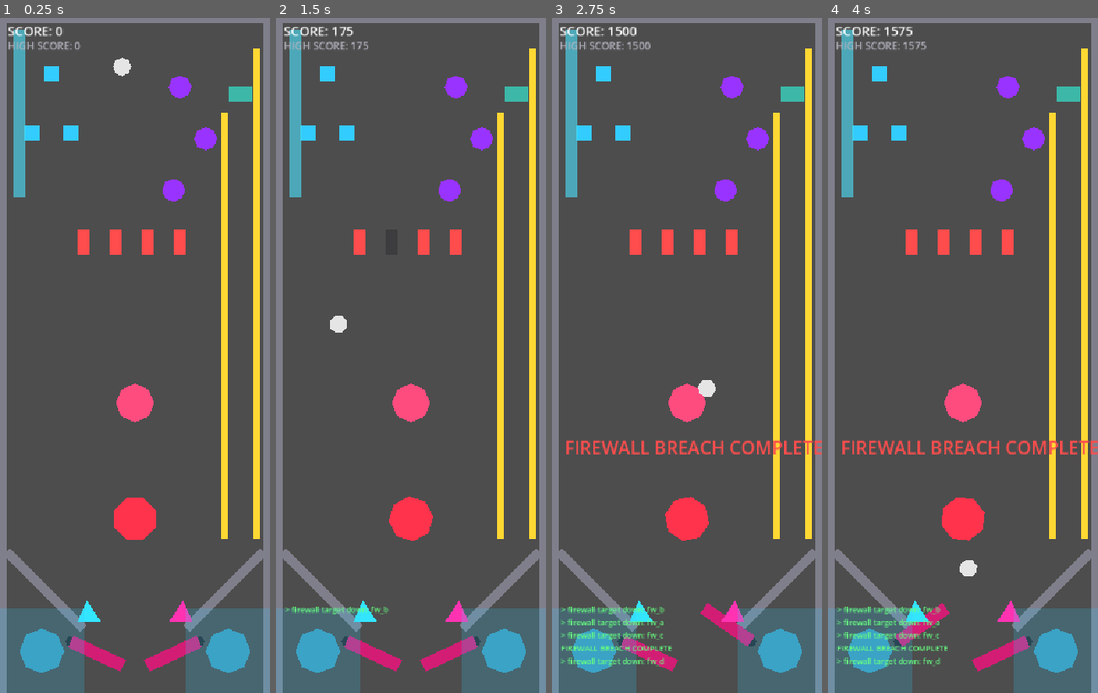
Above: before the commit, frames 1-4 (left to right).
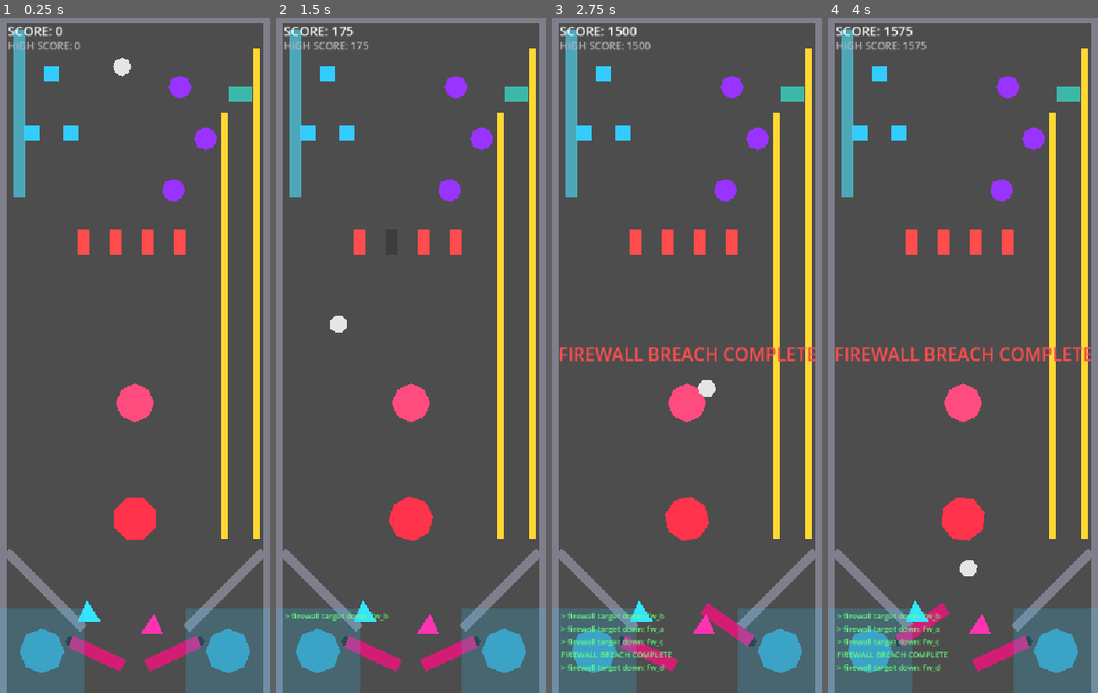
Above: after the commit, the same moments.

Repository: nobody174/pinball-adventure
Game: Godot game, scene res://tables/the_glitch/the_glitch.tscn
Two runs of this game, one before a commit and one after it. Both use one fixed random seed, a clock stepped at 60 frames per second and the inputs below. This scene is started directly instead of the project's main scene.
Inputs (mouse positions are in pixels of both pictures, inside the frame that each line leads up to):
- Up to frame 1 (0.25 s): no input
- Up to frame 2 (1.5 s): tap Enter at 0.5 s; move the mouse to (470, 321) at 0.52 s; hold Right (flip_right) 0.53-1.25 s; tap Up (launch_ball) at 0.6 s; click (470, 321) at 0.67 s; drag from (357, 389) to (327, 72) at 1.27 s
- Up to frame 3 (2.75 s): move the mouse to (714, 207) at 2.02 s; hold Right (flip_right) from 2.03 s (still down); hold Shift from 2.03 s (still down)
- Up to frame 4 (4 s): release Right (flip_right) at 2.75 s; release Shift at 2.75 s; drag from (949, 490) to (860, 132) at 2.77 s; move the mouse to (1044, 456) at 3.52 s; hold Left (flip_left) from 3.53 s (still down); tap Ctrl at 3.6 s

The runs differ from the first frame. In frame 1, 0.3% of the frame differs, in the area x 52-72%, y 86-92%; in frame 2, 0.7%; in frame 3, 4.4%, in the area x 2-100%, y 48-97%; in frame 4, 4.4%.

Commit message:
fix: address all four findings from first MCP-driven live playtest
Cowork (Claude Desktop, connected via the new Godot MCP plugin) ran a real
live playtest with velocity-informed shot timing and full engine/scene
inspection. Four genuine findings, all fixed:

1. Critical: uncapped scoring exploit in bumper.gd. No cooldown at all --
   a ball rattling inside the circular Area2D could re-trigger
   body_entered many times per second, each firing full points (observed
   live: score jumped 15850->60175 in ~2 seconds of normal play). Added
   the same cooldown pattern slingshot.gd already had. Added
   test_bumper.gd (didn't exist before) with a regression test for this
   specific failure mode.

2. Ramp still unreachable -- real cause identified via live testing, not
   guessing: genuine flipper-driven shots toward the ramp's x-range were
   getting deflected by RightSlingshot, sitting almost exactly in the
   flight path. Moved it out of the corridor. Did not also widen the ramp
   mouth as suggested, since that would collide with CacheBumperB (checked
   the geometry first) -- fixing the clearly-identified primary blocker
   before making further speculative changes.

3. UI anchoring gap, confirmed real. ScoreLabel/HighScoreLabel/message
   Label/DebugTerminal were all raw offset_* with no anchors -- worked
   only because of the fixed reference resolution + letterboxing, not
   because they adapt. DebugTerminal was the risky one (910px from a
   1050px-tall canvas, unanchored). Anchored it to the bottom edge
   properly and centered the feedback label with fractional anchors.

4. Architecture review + real duplication caught. Objective system
   confirmed genuinely theme-agnostic. Fixed two things: (a)
   objective_manager.gd's comments overstated what's built (claimed
   objectives.json loading exists; it doesn't yet) -- corrected to
   describe actual current state. (b) the_glitch.gd hand-wired
   near-identical "add_score + register_target_hit + log" triples per
   target group -- extracted wire_hit_group() onto PinballTable base and
   rewired the_glitch.gd to use it, removing four blocks of duplication.

Added test_pinball_table.gd for the new helper; hit a real GDScript gotcha
along the way (lambdas capture outer locals by value, not reference --
fixed a test by mutating an Array instead of reassigning a plain var).

54/54 tests passing.

Co-Authored-By: Claude Sonnet 5 <noreply@anthropic.com>

Diff:
--- a/core/objectives/objective_manager.gd
+++ b/core/objectives/objective_manager.gd
@@ -1,9 +1,15 @@
 extends Node
 
-## Reads a table's objective config (array of dicts — normally loaded from
-## that table's objectives.json, GDD §6) and instantiates the matching
-## objective_type for each entry. Theme-independent: has no idea what any
-## objective_id/target_id string actually means to a table.
+## Reads a table's objective config (array of dicts) and instantiates the
+## matching objective_type for each entry. Theme-independent: has no idea
+## what any objective_id/target_id string actually means to a table.
+##
+## GDD §6 describes this as loading from a per-table objectives.json; that
+## file format doesn't exist yet — the_glitch.gd currently passes a
+## hardcoded GDScript array literal, which still satisfies "objectives are
+## data, not code" in spirit (no behavior lives in the table script), but
+## isn't the JSON-file version GDD describes. Build the JSON loader when a
+## second table actually needs it, not before.
 
 signal objective_completed(objective_id: String)
 signal objective_sequence_reset(objective_id: String)
--- a/core/physics/bumper.gd
+++ b/core/physics/bumper.gd
@@ -9,9 +9,15 @@
 
 @export var kick_strength: float = 600.0
 @export var target_id: String = ""
+@export var kick_cooldown_seconds: float = 0.15 ## Without this, a ball rattling inside the circular Area2D re-triggers body_entered many times per second — an uncapped scoring exploit.
+
+var _cooldown_remaining: float = 0.0
+
+func _physics_process(delta: float) -> void:
+	_cooldown_remaining = maxf(0.0, _cooldown_remaining - delta)
 
 func _on_body_entered(body: Node2D) -> void:
-	if not body is RigidBody2D:
+	if not body is RigidBody2D or _cooldown_remaining > 0.0:
 		return
 	var direction := (body.global_position - global_position).normalized()
 	if direction == Vector2.ZERO:
@@ -20,3 +26,4 @@
 	kicked.emit()
 	if target_id != "":
 		hit.emit(target_id)
+	_cooldown_remaining = kick_cooldown_seconds
--- a/core/table_base/pinball_table.gd
+++ b/core/table_base/pinball_table.gd
@@ -19,6 +19,20 @@
 	input_log.start_recording()
 
 ## Called by any target/sensor node when the ball hits it, tagged with the
-## id that objectives.json config refers to it by.
+## id that the table's objective config (see objective_manager.gd) refers
+## to it by.
 func register_target_hit(target_id: String) -> void:
 	objectives.notify_target_hit(target_id)
+
+## Wires a group of hit-reporting nodes (targets/bumpers/lanes/etc.) to the
+## common scoring + objective-system pattern in one call, instead of
+## hand-duplicating "add_score + register_target_hit [+ log]" per node
+## across every table that has this shape of content.
+func wire_hit_group(nodes: Array, points: int, on_hit: Callable = Callable()) -> void:
+	for node in nodes:
+		node.hit.connect(func(id: String) -> void:
+			GameState.add_score(points)
+			register_target_hit(id)
+			if on_hit.is_valid():
+				on_hit.call(id)
+		)
--- a/project.godot
+++ b/project.godot
@@ -18,6 +18,7 @@
 [autoload]
 
 GameState="*res://autoload/GameState.gd"
+MCPRuntime="*res://addons/godot_mcp/runtime/mcp_runtime.gd"
 
 [display]
 
--- a/tables/the_glitch/the_glitch.gd
+++ b/tables/the_glitch/the_glitch.gd
@@ -72,28 +72,28 @@
 	])
 	objective_completed.connect(_on_objective_completed)
 	objective_sequence_reset.connect(_on_objective_sequence_reset)
-	for target in $ShaderNodeTargets.get_children():
-		target.hit.connect(func(_id: String) -> void: GameState.add_score(SHADER_TARGET_POINTS))
-		target.hit.connect(register_target_hit)
-		target.hit.connect(func(id: String) -> void: _debug_terminal.log_event("> shader node hit: %s" % id))
+
+	wire_hit_group($ShaderNodeTargets.get_children(), SHADER_TARGET_POINTS,
+		func(id: String) -> void: _debug_terminal.log_event("> shader node hit: %s" % id))
+
+	var cache_kick_areas: Array = []
 	for bumper in $SpriteCacheBumpers.get_children():
-		var kick_area: Area2D = bumper.get_node("KickArea")
-		kick_area.hit.connect(func(_id: String) -> void: GameState.add_score(CACHE_BUMPER_POINTS))
-		kick_area.hit.connect(register_target_hit)
-		kick_area.hit.connect(func(id: String) -> void: _debug_terminal.log_event("> cache hit: %s" % id))
+		cache_kick_areas.append(bumper.get_node("KickArea"))
+	wire_hit_group(cache_kick_areas, CACHE_BUMPER_POINTS,
+		func(id: String) -> void: _debug_terminal.log_event("> cache hit: %s" % id))
+
+	wire_hit_group($FirewallBreach.get_children(), FIREWALL_TARGET_POINTS,
+		func(id: String) -> void: _debug_terminal.log_event("> firewall target down: %s" % id))
+
+	wire_hit_group([$VramPipeline], VRAM_PIPELINE_PASS_POINTS,
+		func(id: String) -> void: _debug_terminal.log_event("> vram pipeline pass: %s" % id))
+
 	_glitch_core.hit_while_charged.connect(_on_core_hit_while_charged)
 	_glitch_core.hit_while_uncharged.connect(func() -> void: GameState.add_score(CORE_UNCHARGED_HIT_POINTS))
 	$LeftSlingshot.kicked.connect(func() -> void: GameState.add_score(SLINGSHOT_POINTS))
 	$RightSlingshot.kicked.connect(func() -> void: GameState.add_score(SLINGSHOT_POINTS))
 	$PhysicsPrototype/Bumper/KickArea.kicked.connect(func() -> void: GameState.add_score(BUMPER_POINTS))
 	$ClockLane.hit.connect(_on_clock_lane_hit)
-	for drop_target in $FirewallBreach.get_children():
-		drop_target.hit.connect(func(_id: String) -> void: GameState.add_score(FIREWALL_TARGET_POINTS))
-		drop_target.hit.connect(register_target_hit)
-		drop_target.hit.connect(func(id: String) -> void: _debug_terminal.log_event("> firewall target down: %s" % id))
-	$VramPipeline.hit.connect(func(_id: String) -> void: GameState.add_score(VRAM_PIPELINE_PASS_POINTS))
-	$VramPipeline.hit.connect(register_target_hit)
-	$VramPipeline.hit.connect(func(id: String) -> void: _debug_terminal.log_event("> vram pipeline pass: %s" % id))
 
 	GameState.score_changed.connect(_on_score_changed)
 	GameState.reset_score()
--- a/tables/the_glitch/the_glitch.tscn
+++ b/tables/the_glitch/the_glitch.tscn
@@ -115,7 +115,7 @@
 polygon = PackedVector2Array(0, -18, 22, 14, -14, 14)
 
 [node name="RightSlingshot" type="Area2D" parent="." index="7" unique_id=946211689]
-position = Vector2(285, 575)
+position = Vector2(240, 595)
 script = ExtResource("6_slingshot")
 kick_direction = Vector2(0.4, -1)
 kick_strength = 450.0
@@ -265,13 +265,17 @@
 
 [node name="Label" type="Label" parent="Feedback" index="0" unique_id=1340523282]
 visible = false
-offset_left = 20.0
-offset_top = 650.0
-offset_right = 400.0
-offset_bottom = 690.0
+anchor_left = 0.05
+anchor_top = 0.5
+anchor_right = 0.95
+anchor_bottom = 0.5
+offset_top = -20.0
+offset_bottom = 20.0
+grow_horizontal = 2
 theme_override_colors/font_color = Color(1, 0.85, 0.2, 1)
 theme_override_font_sizes/font_size = 28
 text = "SHADER REBUILD COMPLETE"
+horizontal_alignment = 1
 
 [node name="ScoreLabel" type="Label" parent="Feedback" index="1" unique_id=35624570]
 offset_left = 12.0
@@ -293,8 +297,10 @@
 
 [node name="DebugTerminal" parent="Feedback" index="3" unique_id=326661100 instance=ExtResource("8_terminal")]
 layout_mode = 3
-anchors_preset = 0
+anchor_top = 1.0
+anchor_bottom = 1.0
 offset_left = 12.0
-offset_top = 910.0
-offset_right = 12.0
-offset_bottom = 910.0
+offset_top = -130.0
+offset_right = 272.0
+offset_bottom = -10.0
+grow_vertical = 0
--- /dev/null
+++ b/test/unit/test_bumper.gd
@@ -0,0 +1,49 @@
+extends GutTest
+
+const BumperScript := preload("res://core/physics/bumper.gd")
+
+func _make_bumper() -> Area2D:
+	var bumper := Area2D.new()
+	bumper.set_script(BumperScript)
+	add_child_autofree(bumper)
+	return bumper
+
+func test_kicks_ball_on_contact() -> void:
+	var bumper := _make_bumper()
+	watch_signals(bumper)
+
+	bumper._on_body_entered(autofree(RigidBody2D.new()))
+
+	assert_signal_emitted(bumper, "kicked")
+
+func test_does_not_kick_again_during_cooldown() -> void:
+	## Regression test: bumper previously had no cooldown at all -- a ball
+	## rattling inside the circular Area2D could re-trigger body_entered
+	## many times per second, an uncapped scoring exploit (found via live
+	## MCP playtesting: score jumped 15850 -> 60175 in ~2 seconds).
+	var bumper := _make_bumper()
+	bumper.kick_cooldown_seconds = 1.0
+	var ball: RigidBody2D = autofree(RigidBody2D.new())
+
+	bumper._on_body_entered(ball)
+	watch_signals(bumper)
+	bumper._on_body_entered(ball) ## Still within cooldown -- should be ignored.
+
+	assert_signal_not_emitted(bumper, "kicked")
+
+func test_hit_signal_only_emitted_when_target_id_set() -> void:
+	var bumper := _make_bumper()
+	bumper.target_id = "test_target"
+	watch_signals(bumper)
+
+	bumper._on_body_entered(autofree(RigidBody2D.new()))
+
+	assert_signal_emitted_with_parameters(bumper, "hit", ["test_target"])
+
+func test_non_rigidbody_does_not_kick() -> void:
+	var bumper := _make_bumper()
+	watch_signals(bumper)
+
+	bumper._on_body_entered(autofree(Node2D.new()))
+
+	assert_signal_not_emitted(bumper, "kicked")
--- /dev/null
+++ b/test/unit/test_pinball_table.gd
@@ -0,0 +1,59 @@
+extends GutTest
+
+const PinballTableScene := preload("res://core/table_base/pinball_table.tscn")
+
+class FakeHitNode:
+	extends Node
+	signal hit(target_id: String)
+
+func _make_table() -> PinballTable:
+	var table: PinballTable = PinballTableScene.instantiate()
+	add_child_autofree(table)
+	return table
+
+func test_wire_hit_group_adds_score_on_hit() -> void:
+	var table := _make_table()
+	GameState.reset_score()
+	var node := FakeHitNode.new()
+	add_child_autofree(node)
+
+	table.wire_hit_group([node], 250)
+	node.hit.emit("some_id")
+
+	assert_eq(GameState.score, 250)
+
+func test_wire_hit_group_registers_target_hit_with_objectives() -> void:
+	var table := _make_table()
+	table.objectives.load_from_config([
+		{"id": "test_objective", "type": "hit_targets", "target_ids": ["a"]},
+	])
+	var node := FakeHitNode.new()
+	node.name = "a_node"
+	add_child_autofree(node)
+
+	watch_signals(table)
+	table.wire_hit_group([node], 0)
+	node.hit.emit("a")
+
+	assert_signal_emitted(table, "objective_completed")
+
+func test_wire_hit_group_calls_optional_on_hit_callback() -> void:
+	var table := _make_table()
+	var node := FakeHitNode.new()
+	add_child_autofree(node)
+
+	var received: Array = [""] ## Array, not a plain String -- GDScript lambdas capture outer locals by value, so mutating a plain var wouldn't be visible here.
+	table.wire_hit_group([node], 0, func(id: String) -> void: received[0] = id)
+	node.hit.emit("logged_id")
+
+	assert_eq(received[0], "logged_id")
+
+func test_wire_hit_group_works_without_a_callback() -> void:
+	var table := _make_table()
+	var node := FakeHitNode.new()
+	add_child_autofree(node)
+
+	table.wire_hit_group([node], 10) ## No callback passed -- should not error.
+	node.hit.emit("id")
+
+	pass_test("no callback should not raise an error")
Not shown, added: test/unit/test_bumper.gd.uid
Not shown, added: test/unit/test_pinball_table.gd.uid
Not shown, changed: .gitignore
Not shown, changed: docs/PROGRESS.md
